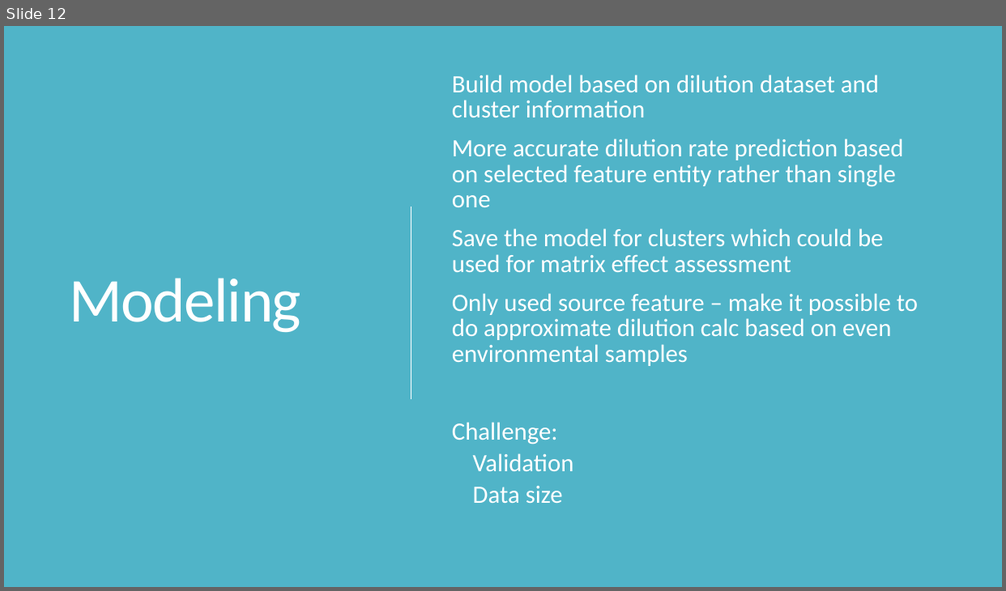
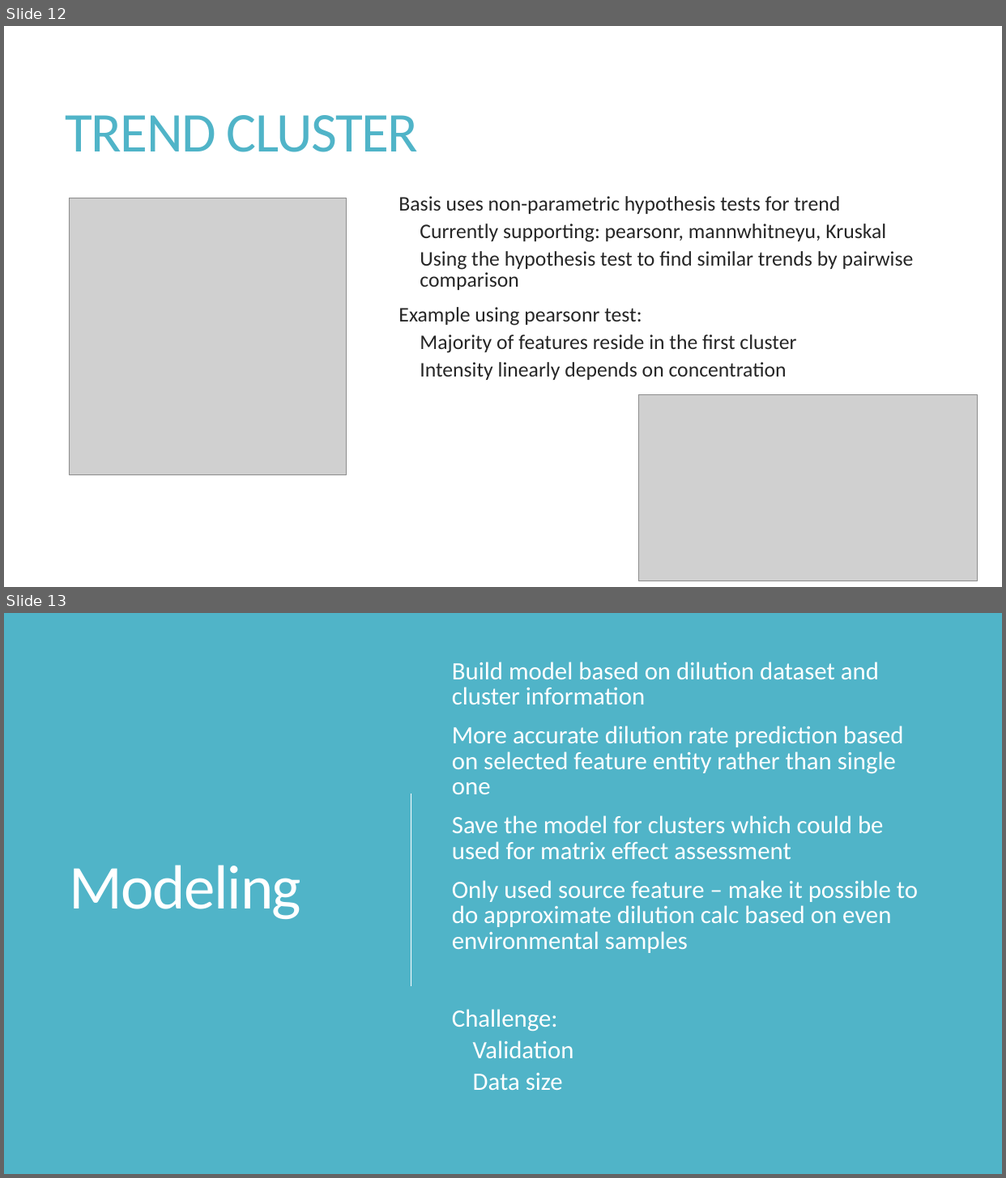
Before and after one commit to XiminHu/mass-suite, a slide deck: doc/20200619 Capstone-Second phase update.pptx. Shown one above the other, each under a label of ours: slide 12 before the commit, slides 12 and 13 after it. The pictures are 1006x591 and 1006x1178 pixels, drawn with LibreOffice and Linux fonts; fonts in the diff are those of the drawing; grey boxes stand for pictures. Boxes give left, top, right and bottom in pixels: in the first picture for what was removed or moved away, otherwise in the second. Text is boxed around its words. In the diff, an @@ line names an element or a change of style, - is before the commit and + after.

```diff
--- a/doc/20200619 Capstone-Second phase update.pptx
+++ b/doc/20200619 Capstone-Second phase update.pptx
@@ slide 12 added at box(4, 26, 1002, 587), background #FFFFFF @@
@@ title added at box(66, 115, 418, 152), 54 pt, text #50B4C8 @@
+TREND CLUSTER
@@ picture added at box(69, 199, 346, 476) @@
@@ text added at box(398, 196, 914, 380), 20 pt, text #262626 @@
+  Basis uses non-parametric hypothesis tests for trend
+    Currently supporting: pearsonr, mannwhitneyu, Kruskal
+    Using the hypothesis test to find similar trends by pairwise comparison
+  Example using pearsonr test:
+    Majority of features reside in the first cluster
+    Intensity linearly depends on concentration
@@ picture added at box(639, 395, 978, 582) @@
@@ what was slide 12 is now slide 13 @@
```
Also in this commit, not shown: 2 slides changed, 2 other slides added, 1 slide removed, 7 other files.
